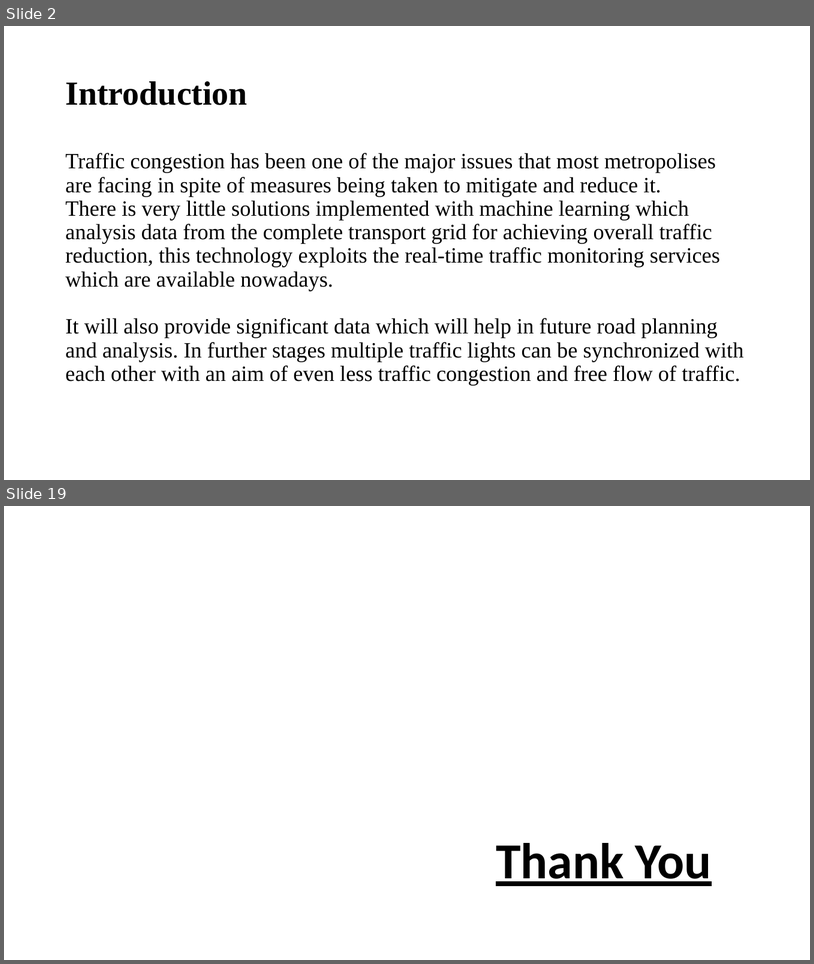
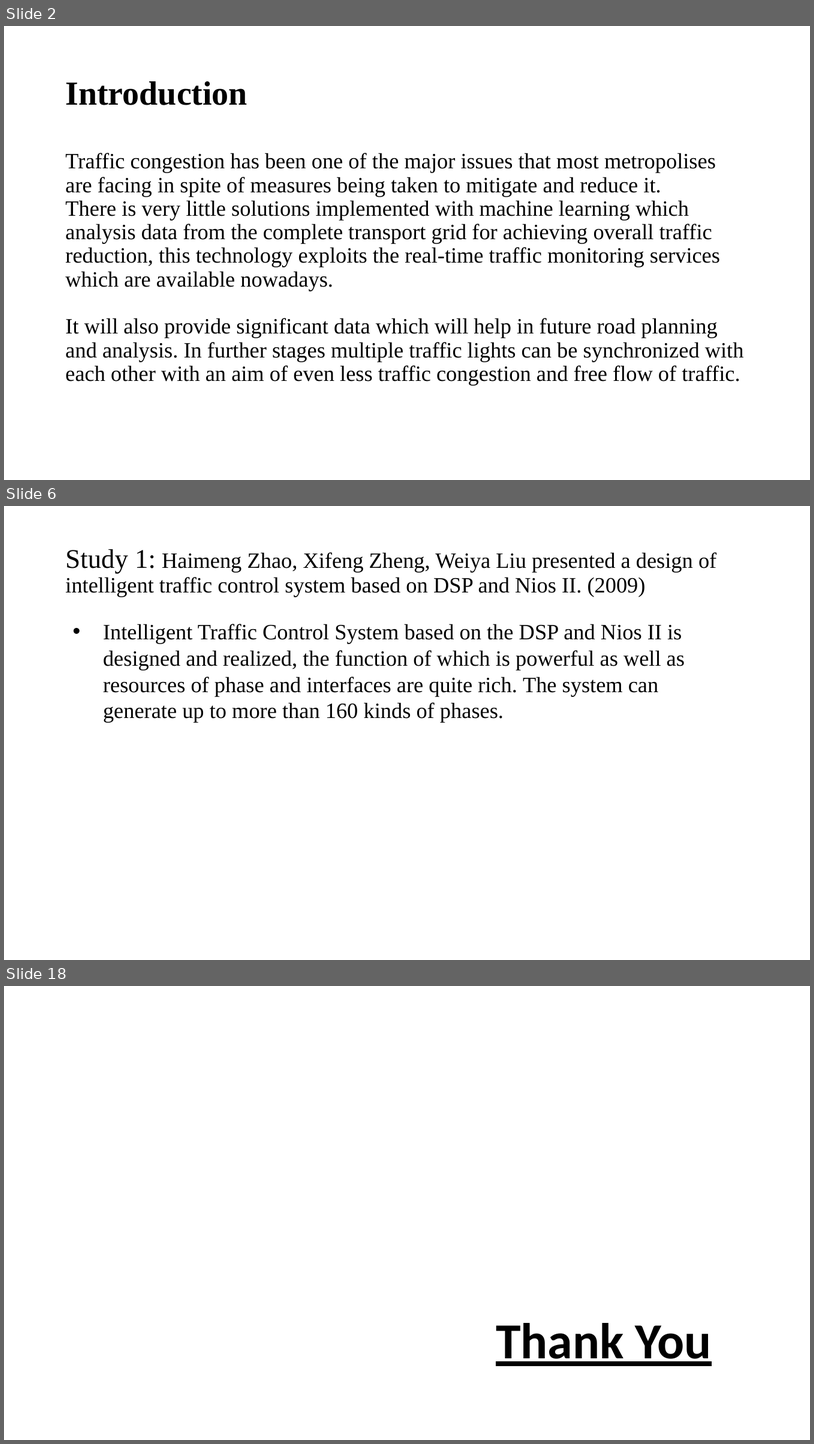
Before and after one commit to kamaljohnson/adaptive-traffic-signal-control, a slide deck: documents/Litrature Review.pptx. Shown one above the other, each under a label of ours: slides 2 and 19 before the commit, slides 2, 6 and 18 after it; the slides between them are not shown. The pictures are 814x964 and 814x1444 pixels, drawn with LibreOffice and Linux fonts; fonts in the diff are those of the drawing. Boxes give left, top, right and bottom in pixels: in the first picture for what was removed or moved away, otherwise in the second. Text is boxed around its words. In the diff, an @@ line names an element or a change of style, - is before the commit and + after.

```diff
--- a/documents/Litrature Review.pptx
+++ b/documents/Litrature Review.pptx
@@ slide 6 added at bbox=[4, 506, 810, 960], background #FFFFFF @@
@@ title added at bbox=[65, 549, 717, 597], 26 pt, text #000000 @@
+Study 1: Haimeng Zhao, Xifeng Zheng, Weiya Liu presented a design of intelligent traffic control system based on DSP and Nios II. (2009)
@@ text added at bbox=[103, 624, 685, 722], 26 pt, text #000000 @@
+• Intelligent Traffic Control System based on the DSP and Nios II is designed and realized, the function of which is powerful as well as resources of phase and interfaces are quite rich. The system can generate up to more than 160 kinds of phases.
@@ what was slide 19 is now slide 18 @@
```
Also in this commit, not shown: 12 slides changed, 3 other slides added, 5 slides removed.
